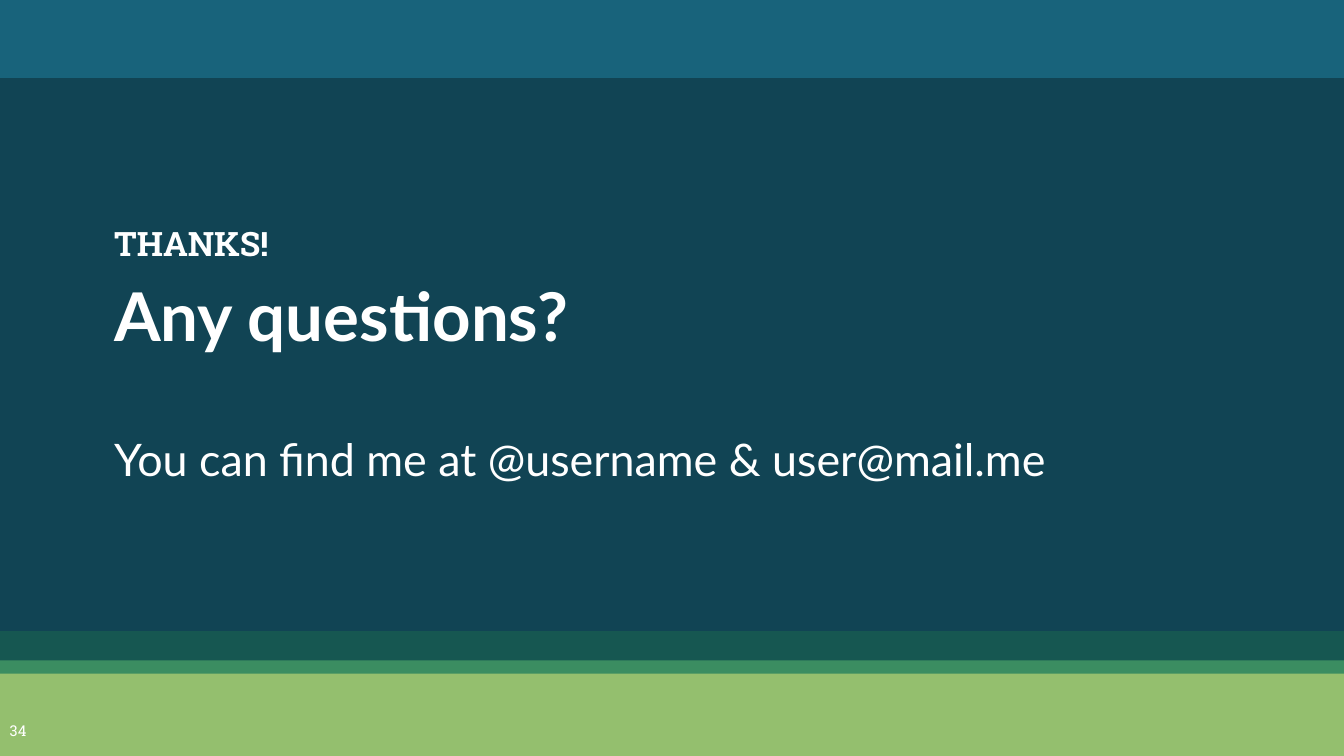
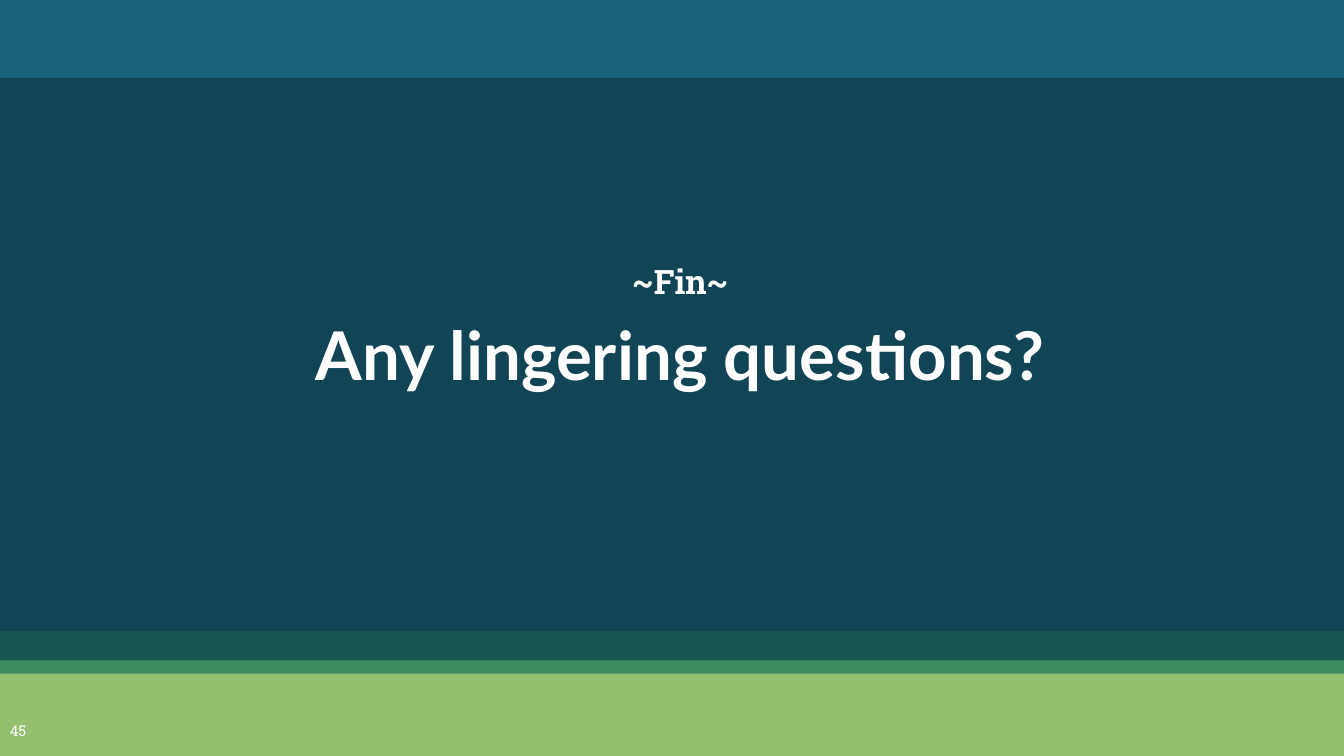
Before and after one commit to asphodelian/Math-760, a slide deck: slide 45 of Presentation/Ch4.6-4.8/M760 Ch4.6-Ch4.8.pptx (slide 34 before the commit). Drawn at 1344x756 pixels with LibreOffice and Linux fonts; fonts in the diff are those of the drawing. Boxes give left, top, right and bottom in pixels: in the first picture for what was removed or moved away, otherwise in the second. Text is boxed around its words. In the diff, an @@ line names an element or a change of style, - is before the commit and + after.

```diff
--- a/Presentation/Ch4.6-4.8/M760 Ch4.6-Ch4.8.pptx
+++ b/Presentation/Ch4.6-4.8/M760 Ch4.6-Ch4.8.pptx
@@ subtitle at box(316, 268, 1044, 392): text changed; size 24 to 36 pt; bold on @@
-THANKS!
-Any questions?
-You can find me at @username & user@mail.me
+~Fin~
+Any lingering questions?
@@ page number at box(10, 725, 27, 736): text changed @@
-34
+45
```
Also in this commit, not shown: 5 other slides changed, 30 slides added, 24 slides removed.
